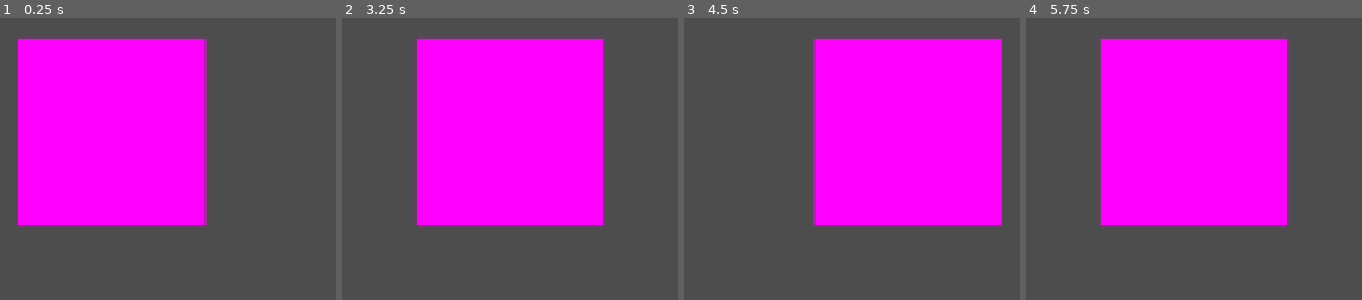
Above: before the commit, frames 1-4 (left to right).
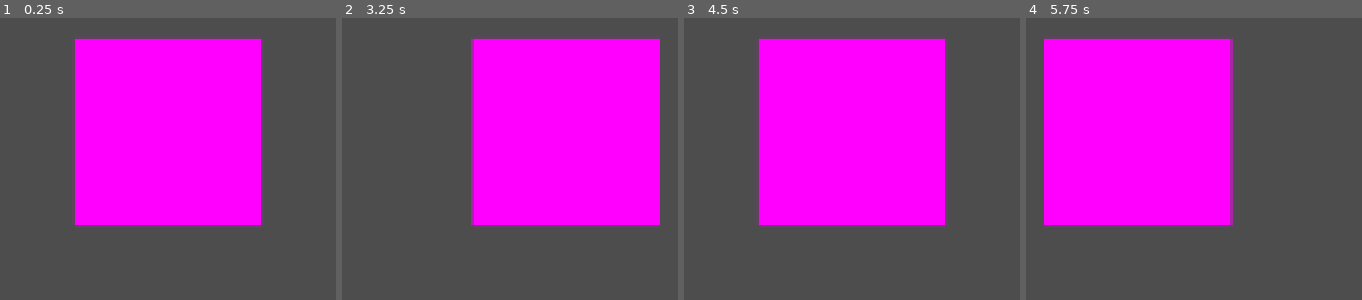
Above: after the commit, the same moments.

Repository: Sondrejk/first_day_at_the_dyrepark
Game: Godot game, scene res://DansMedBjørner/Scenes/DansMedBjørnen.tscn
The game is run twice, just before and just after one commit, with the same random seed, the same clock (stepped at 60 frames per second) and the same inputs. This scene is started directly instead of the project's main scene.
Inputs:
- Up to frame 1 (0.25 s): no input
- Up to frame 2 (3.25 s): tap Enter at 0.5 s; hold D (right) 0.53-1.28 s; tap I at 0.6, 2.1 s; tap Space at 1.25 s; hold S (down) 1.28-2.03 s; tap O at 1.35, 2.85 s; hold D (right) 2.03-2.78 s; hold W (up) from 2.78 s (still down)
- Up to frame 3 (4.5 s): release W (up) at 3.53 s; hold A (left) from 3.53 s (still down); tap I at 3.6 s; tap Enter at 4.25 s; tap O at 4.35 s
- Up to frame 4 (5.75 s): release A (left) at 5.03 s; hold S (down) from 5.03 s (still down); tap I at 5.1 s

The runs differ from the first frame. In frame 1, 22% of the frame differs, in the area x 5-78%, y 7-74%; in frame 2, 22%; in frame 3, 22%; in frame 4, 22%.

Commit message:
Fixed the bugs and the bear is now dancing

Diff:
--- a/First Day At The Dyrepark/DansMedBjørner/Scripts/DancingBear.gd
+++ b/First Day At The Dyrepark/DansMedBjørner/Scripts/DancingBear.gd
@@ -1,30 +1,50 @@
 extends Sprite2D
 
-var possible_dance_moves : Array = ["Left", "Right", "Up", "Down"]
-var bear_dance_moves : Array
-var time_between_moves : float = 1.0
-var start_position : Vector2 = Vector2(0, 0)
+var possible_dance_moves : Array = ["Left", "Right", "Up", "Down"]		# Constant array of the possible moves to be added to the dance
+var start_position : Vector2 = Vector2(0, 0)							# Starting position
+var bear_dance_moves : Array				# Growing array that decides the moves in the dance
+var executed_moves : int = 0				# The number of moves in the current dance done
+var idle_next_move : bool = false			# Decides if the next move should be idle
+var time_between_moves : float = 0.25		# Time between each move
+var time_between_dances : float = 1.0		# Time between each dance
+var timer : float = time_between_dances		# Timer that enables the loop in the process function
 
 # Function to append a random dance move from the possible ones to the bear dance move list
 func add_random_dance_move():
 	bear_dance_moves.append(possible_dance_moves[randi_range(0, len(possible_dance_moves)-1)])
 
-func perform_dance_moves():
-	for move in bear_dance_moves:
-		if move == "Up":
-			position.y -= 30
-		elif move == "Down":
-			position.y += 30
-		elif move == "Left":
-			position.x -= 30
-		elif move == "Right":
-			position.x += 30
-		await get_tree().create_timer(time_between_moves).timeout
-		position = start_position
-		await get_tree().create_timer(time_between_moves).timeout
-	add_random_dance_move()
-	perform_dance_moves()
+# Executes a certain move given a list and number
+func execute_move(list_of_moves, num):
+	if list_of_moves[num-1] == "Up":
+		position.y -= 30
+	if list_of_moves[num-1] == "Down":
+		position.y += 30
+	if list_of_moves[num-1] == "Left":
+		position.x -= 30
+	if list_of_moves[num-1] == "Right":
+		position.x += 30
 
 func _ready():
 	add_random_dance_move()
-	perform_dance_moves()
+
+func _process(delta):
+	# Timer for executing moves every second
+	timer -=delta
+	if timer <= 0:
+		# Resetting after a dance is finished and adds another move to the list
+		if executed_moves == len(bear_dance_moves):
+			position = start_position
+			timer = time_between_dances
+			executed_moves = 0
+			add_random_dance_move()
+		# Idles for a second before the next move
+		elif idle_next_move:
+			position = start_position
+			idle_next_move = false
+			timer = time_between_moves
+		# Executes the next danve move in the list
+		else:
+			execute_move(bear_dance_moves, executed_moves+1)
+			executed_moves += 1
+			idle_next_move = true
+			timer = time_between_moves
